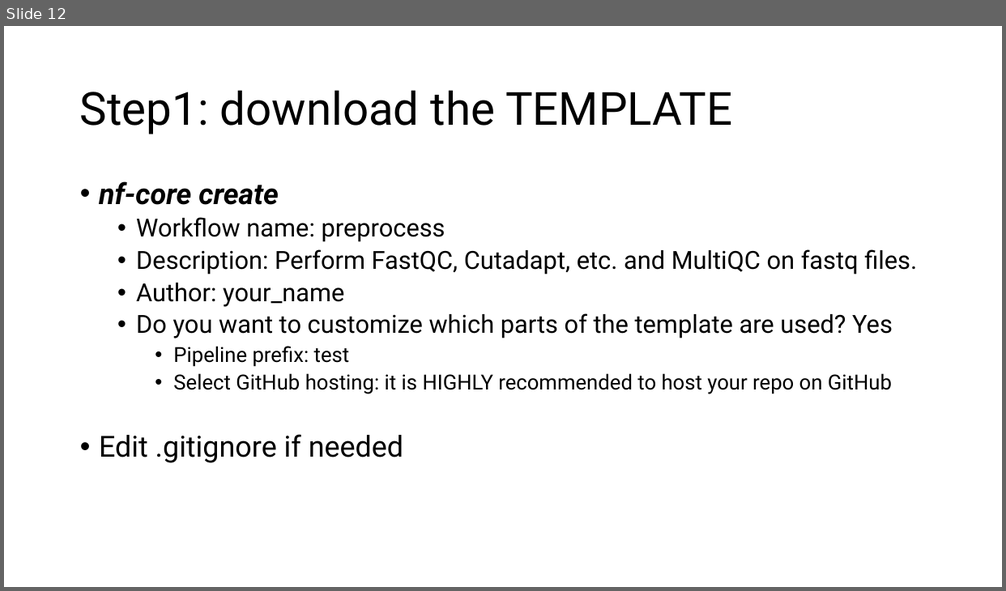
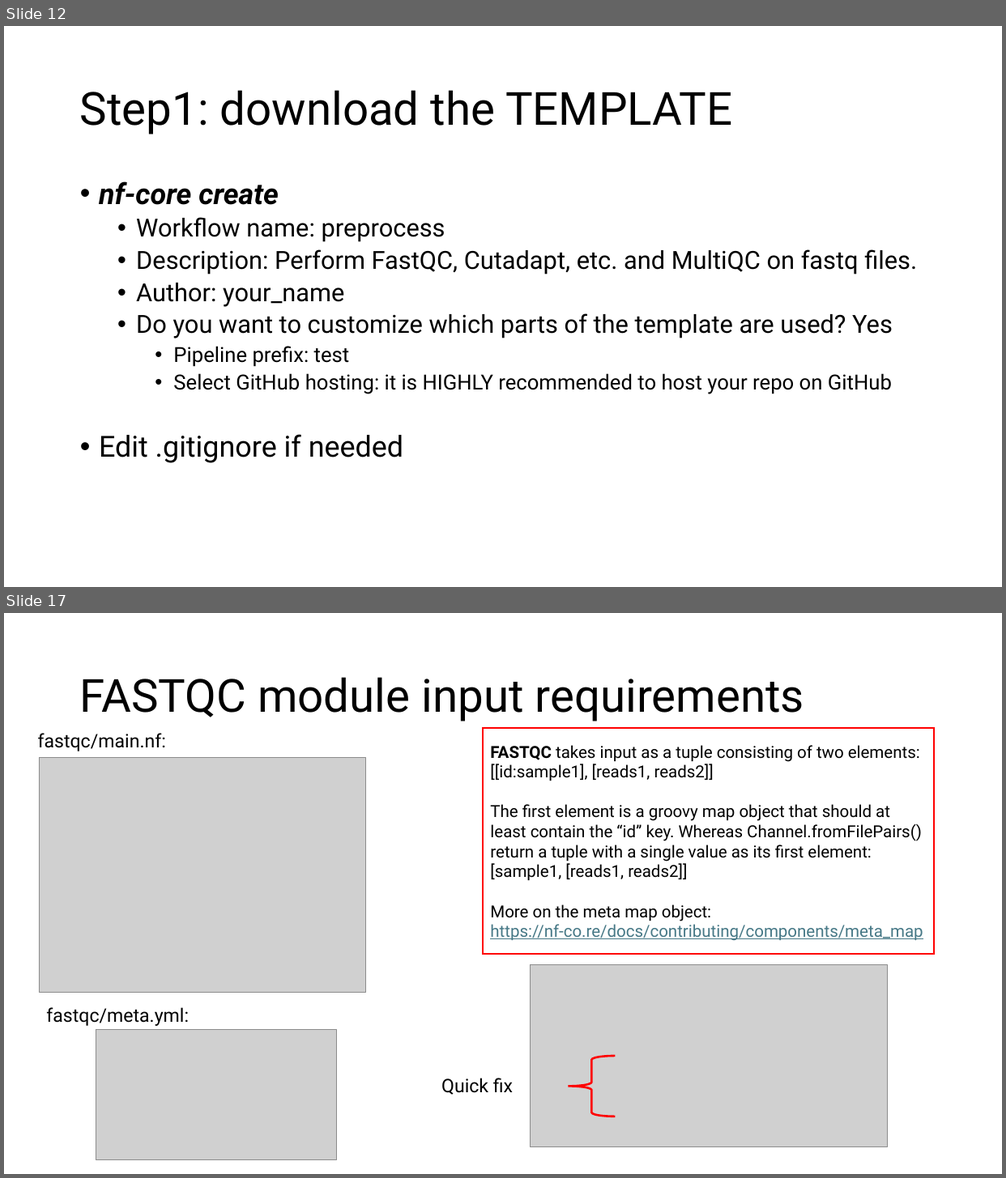
Before and after one commit to hukai916/nextflow_learn, a slide deck: nfcore_template.pptx. Shown one above the other, each under a label of ours: slide 12 before the commit, slides 12 and 17 after it; the slides between them are not shown. The pictures are 1006x591 and 1006x1178 pixels, drawn with LibreOffice and Linux fonts; fonts in the diff are those of the drawing; grey boxes stand for pictures. Boxes give left, top, right and bottom in pixels: in the first picture for what was removed or moved away, otherwise in the second. Text is boxed around its words. In the diff, an @@ line names an element or a change of style, - is before the commit and + after.

```diff
--- a/nfcore_template.pptx
+++ b/nfcore_template.pptx
@@ slide 17 added at (x1=4, y1=613, x2=1002, y2=1174), background #FFFFFF @@
@@ title added at (x1=80, y1=677, x2=804, y2=722), 44 pt, text #000000 @@
+FASTQC module input requirements
@@ text added at (x1=38, y1=733, x2=166, y2=752), 18 pt, text #000000 @@
+fastqc/main.nf:
@@ rectangle added at (x1=484, y1=728, x2=935, y2=954), fill #FFFFFF, outline #FF0000 1.5 pt, 16 pt, text #000000 @@
+FASTQC takes input as a tuple consisting of two elements:
+[[id:sample1], [reads1, reads2]]
+The first element is a groovy map object that should at least contain the “id” key. Whereas Channel.fromFilePairs() return a tuple with a single value as its first element:
+[sample1, [reads1, reads2]]
+More on the meta map object: https://nf-co.re/docs/contributing/components/meta_map
@@ picture added at (x1=39, y1=757, x2=365, y2=993) @@
@@ picture added at (x1=530, y1=965, x2=889, y2=1147) @@
@@ text added at (x1=46, y1=1007, x2=189, y2=1026), 18 pt, text #000000 @@
+fastqc/meta.yml:
@@ picture added at (x1=96, y1=1030, x2=337, y2=1161) @@
@@ left brace added at (x1=569, y1=1056, x2=616, y2=1117), outline #FF0000 2 pt @@
@@ text added at (x1=441, y1=1078, x2=513, y2=1095), 18 pt, text #000000 @@
+Quick fix
```
Also in this commit, not shown: 5 slides changed, 7 other slides added, 5 slides removed, 1 other file.
